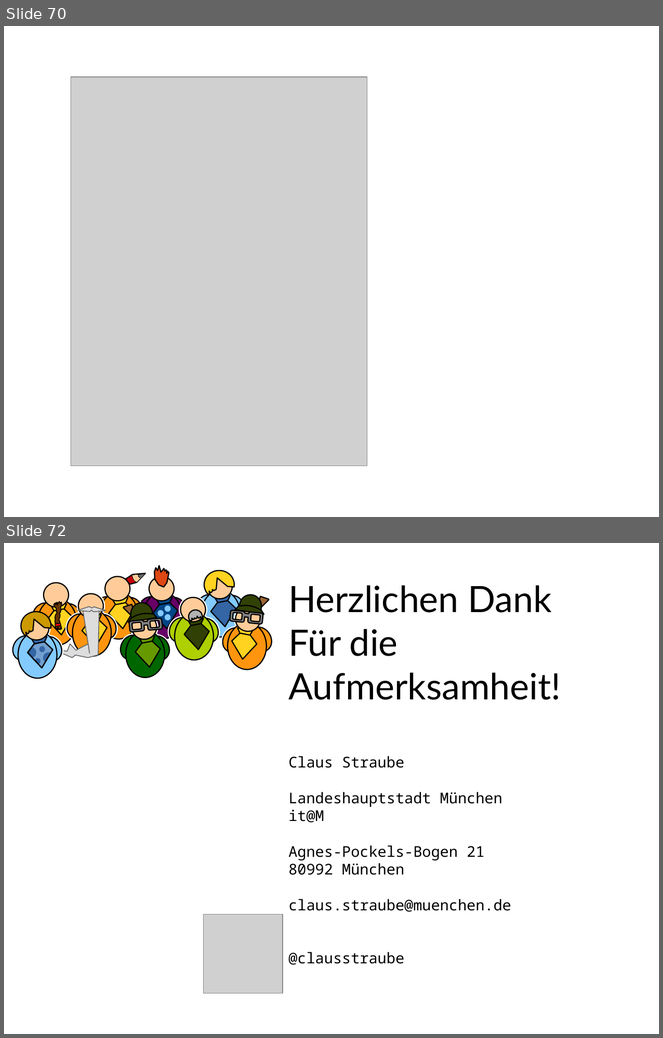
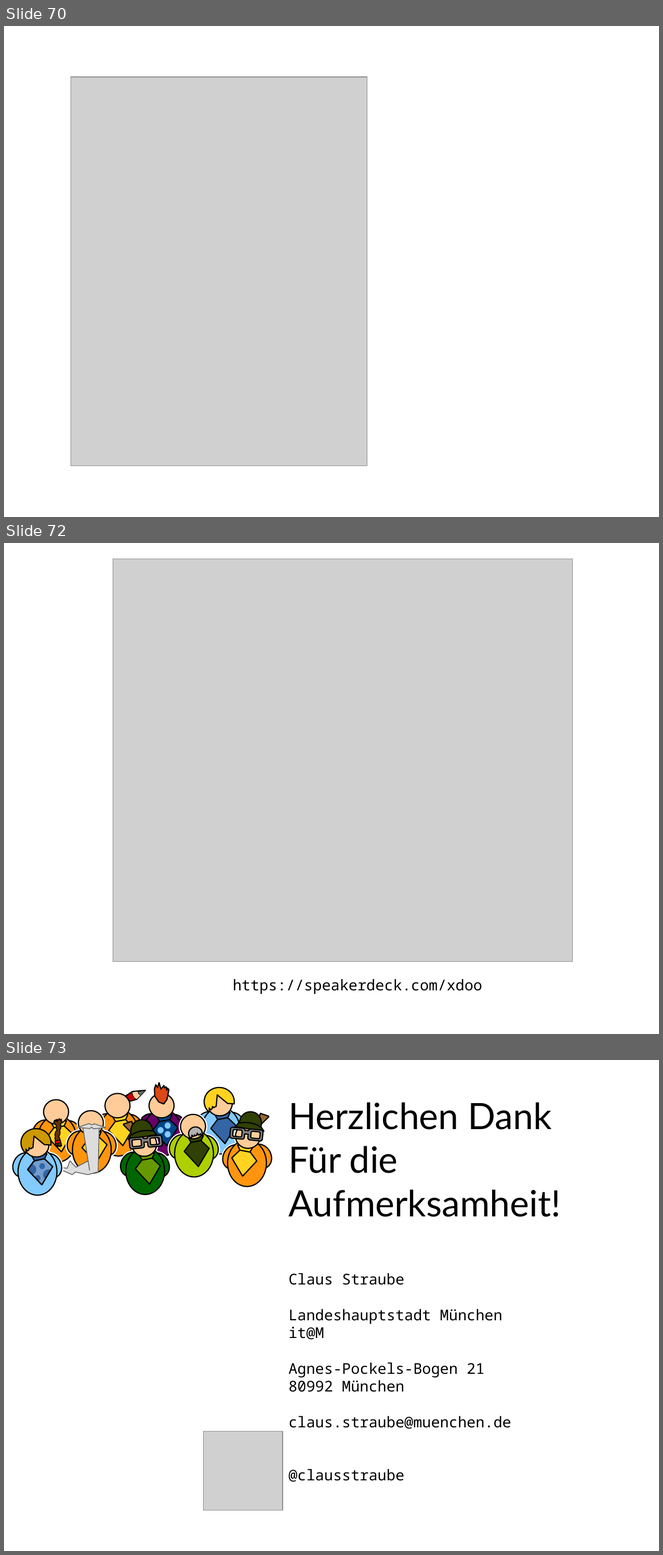
Before and after one commit to xdoo/schema_evolution_demo, a slide deck: Folien.odp. Shown one above the other, each under a label of ours: slides 70 and 72 before the commit, slides 70, 72 and 73 after it; the slides between them are not shown. The pictures are 663x1038 and 663x1555 pixels, drawn with LibreOffice and Linux fonts; fonts in the diff are those of the drawing; grey boxes stand for pictures. Boxes give left, top, right and bottom in pixels: in the first picture for what was removed or moved away, otherwise in the second. Text is boxed around its words. In the diff, an @@ line names an element or a change of style, - is before the commit and + after.

Commit message:
speakerdeck

```diff
--- a/Folien.odp
+++ b/Folien.odp
@@ slide 72 added at <box>4,543,659,1034</box>, background #FFFFFF @@
@@ picture added at <box>113,559,573,962</box> @@
@@ text added at <box>233,979,482,994</box>, 18 pt, text #000000 @@
+https://speakerdeck.com/xdoo
@@ what was slide 72 is now slide 73 @@
```
Also in this commit, not shown: 1 other slide added, 1 slide removed, 1 other file.
